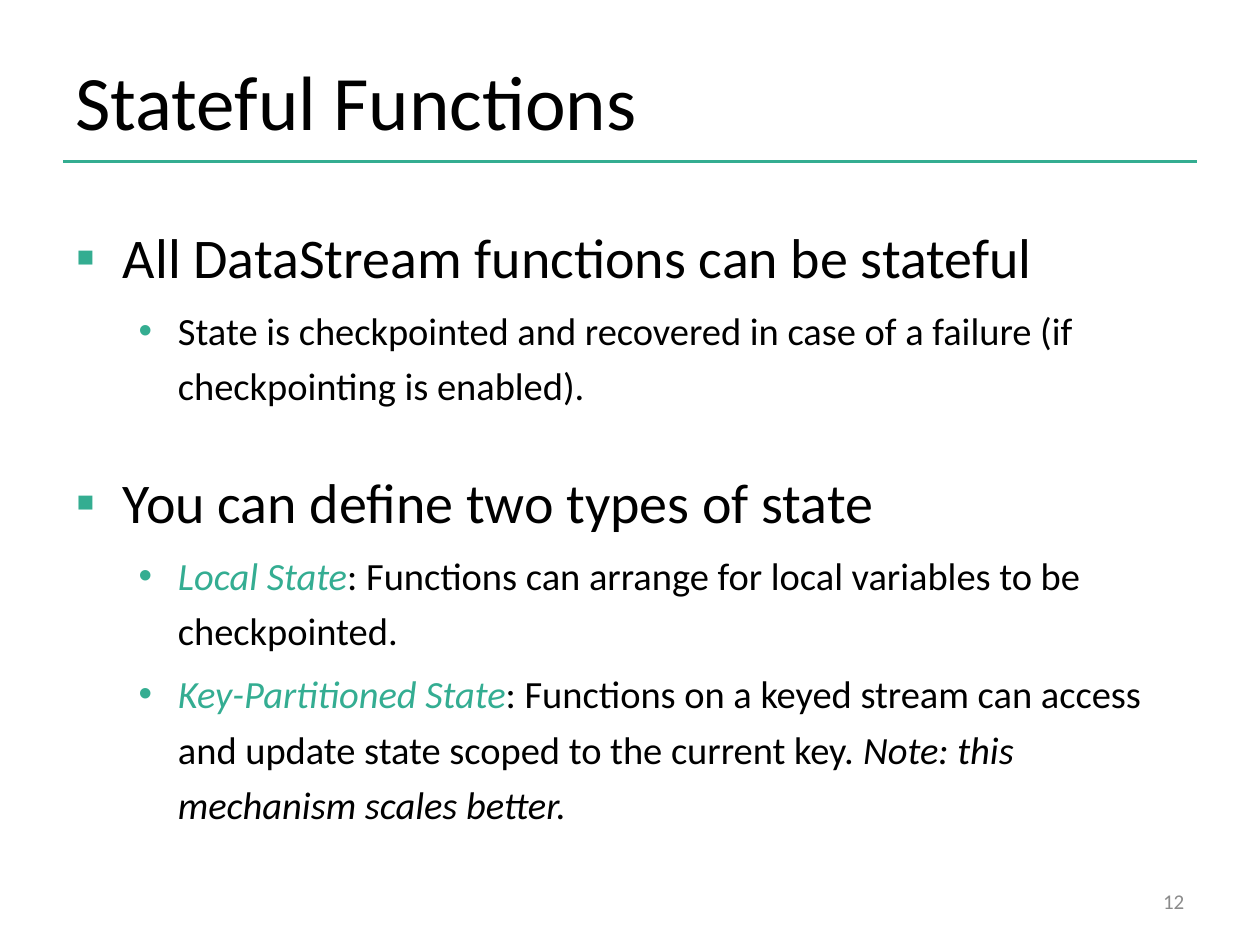
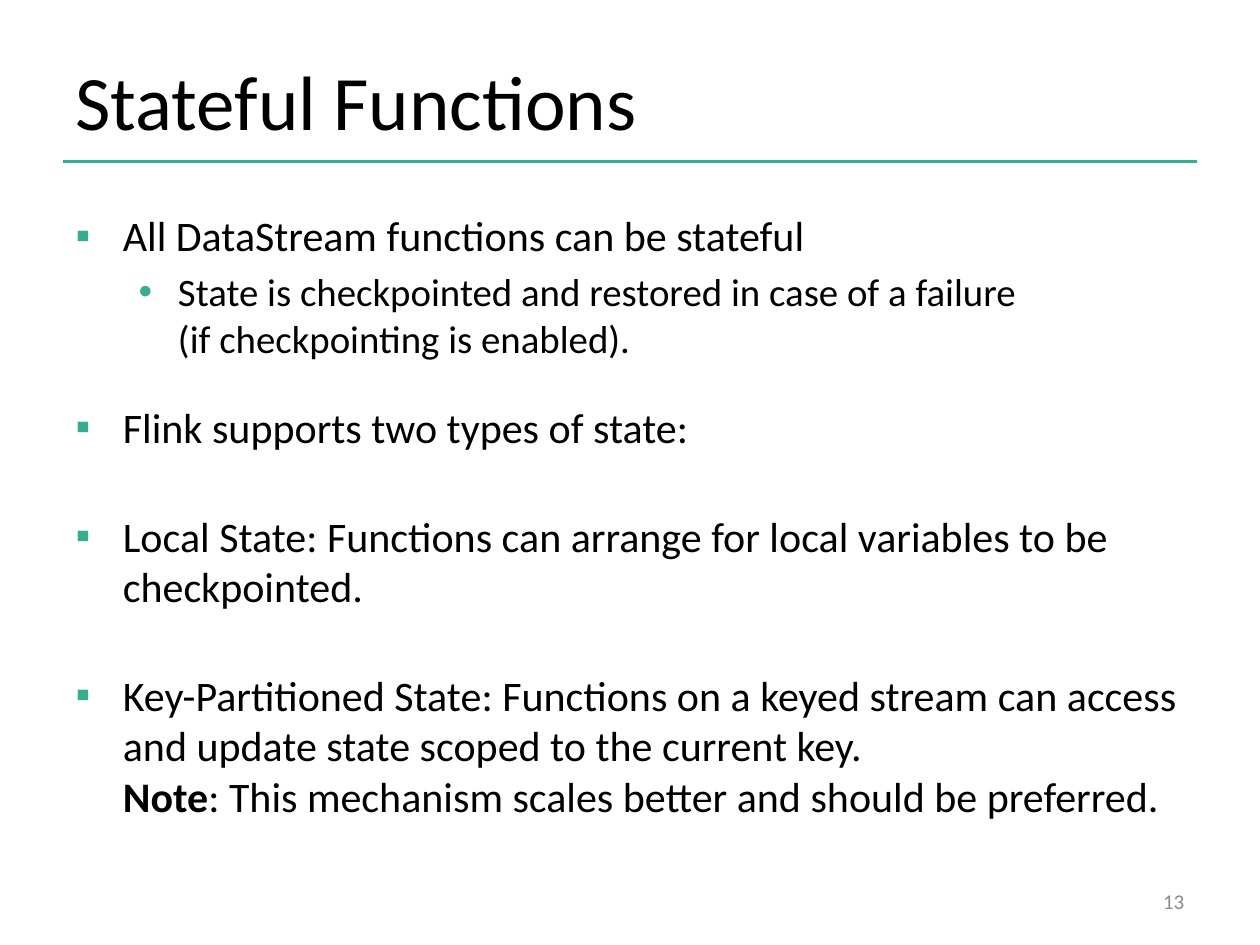
Before and after one commit to dataArtisans/flink-training-web, a slide deck: slide 13 of slides/flink_stream_statefulOps.pptx (slide 12 before the commit). Drawn at 1260x945 pixels with LibreOffice and Linux fonts; fonts in the diff are those of the drawing; background and template pictures are left out. Boxes give left, top, right and bottom in pixels: in the first picture for what was removed or moved away, otherwise in the second. Text is boxed around its words. In the diff, an @@ line names an element or a change of style, - is before the commit and + after.

```diff
--- a/slides/flink_stream_statefulOps.pptx
+++ b/slides/flink_stream_statefulOps.pptx
@@ text at (123, 221, 1108, 609): size 32 to 24.1 pt in "All DataStream functions can be stateful"; size 22 to 24.1 pt in "Local State: Functions can arrange for local ..."; text colour #34AD92 to #000000, italic off in "Local State:"; line spacing 1.2 to 1; less space between paragraphs; bullet • to ▪; list level 2 to 1 in "Local State: Functions can arrange ..." @@
@@ text at (123, 279, 1016, 450): text changed; size 22 to 22.2 pt @@
-  • State is checkpointed and recovered in case of a failure (if checkpointing is enabled).
-▪ You can define two types of state
+  • State is checkpointed and restored in case of a failure
+    (if checkpointing is enabled).
+▪ Flink supports two types of state:
@@ text at (123, 681, 1176, 819): text changed; size 22 to 24.1 pt @@
-  • Key-Partitioned State: Functions on a keyed stream can access and update state scoped to the current key. Note: this mechanism scales better.
+▪ Key-Partitioned State: Functions on a keyed stream can access and update state scoped to the current key.
+  Note: This mechanism scales better and should be preferred.
@@ page number at (1163, 895, 1184, 909): text changed @@
-12
+13
```
Also in this commit, not shown: 14 other slides changed, 1 slide added, 2 slides removed, 4 other files.
